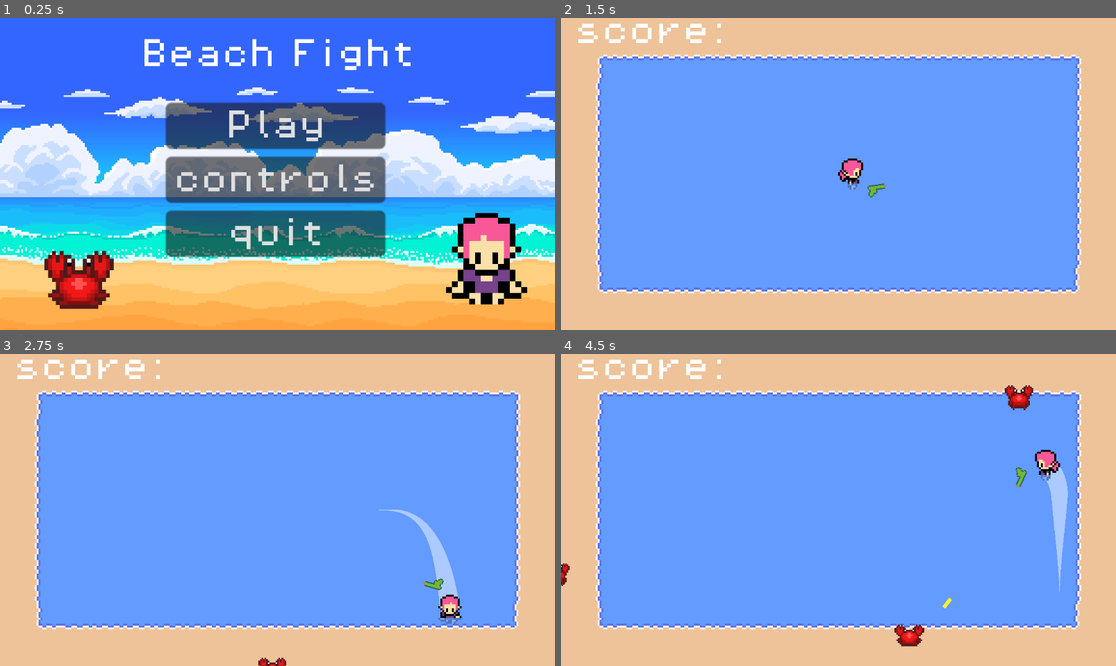
Above: before the commit, frames 1-4 (two rows, left to right).
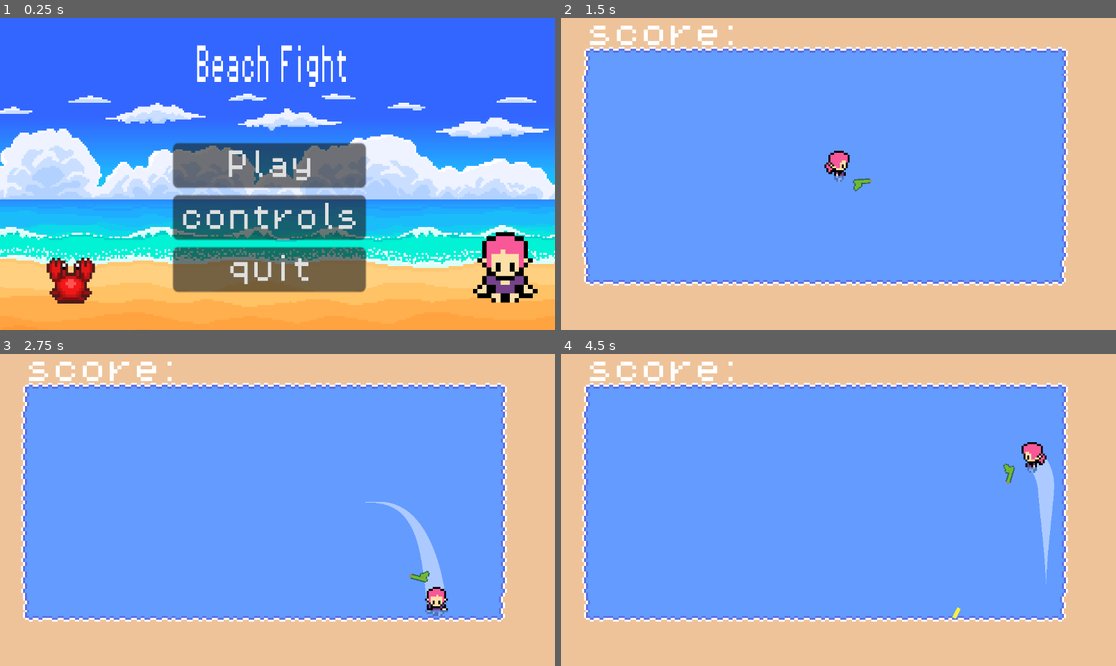
Above: after the commit, the same moments.

Repository: RyuChuChoo/bullet-hell
Game: Godot game, scene res://scenes/main.tscn
Two runs of this game, one before a commit and one after it. Both use one fixed random seed, a clock stepped at 60 frames per second and the inputs below. Before the commit the project starts from res://scenes/main_menu.tscn.
Inputs (mouse positions are in pixels of both pictures, inside the frame that each line leads up to):
- Up to frame 1 (0.25 s): no input
- Up to frame 2 (1.5 s): click "Play" at 0.5 s; tap Enter at 1.25 s; move the mouse to (960, 158) at 1.27 s; hold D (right) from 1.28 s (still down); hold Space (space) from 1.28 s (still down)
- Up to frame 3 (2.75 s): move the mouse to (166, 525) at 2.02 s; release D (right) at 2.03 s; release Space (space) at 2.03 s; hold S (down) from 2.03 s (still down); click (166, 525) at 2.1 s; tap Space (space) at 2.3 s
- Up to frame 4 (4.5 s): move the mouse to (894, 441) at 2.77 s; release S (down) at 2.78 s; hold D (right) 2.78-3.53 s; hold Space (space) 2.78-3.53 s; move the mouse to (810, 572) at 3.52 s; hold W (up) 3.53-4.28 s; tap Space (space) at 3.6 s; move the mouse to (1005, 556) at 4.27 s; hold A (left) from 4.28 s (still down); hold Space (space) from 4.28 s (still down); click (1005, 556) at 4.35 s

The runs differ from the first frame. In frame 1, 33% of the frame differs, in the area x 0-100%, y 6-94%; in frame 2, 13%; in frame 3, 14%; in frame 4, 14%.

Commit message:
level script

Diff:
--- a/project.godot
+++ b/project.godot
@@ -11,9 +11,13 @@
 [application]
 
 config/name="Ryu and Ze game"
-run/main_scene="res://scenes/main_menu.tscn"
+run/main_scene="res://scenes/main.tscn"
 config/features=PackedStringArray("4.2", "Forward Plus")
 config/icon="res://icon.svg"
+
+[autoload]
+
+LevelManager="*res://scripts/managers/LevelManager.gd"
 
 [input]
 
--- a/scenes/level_1.tscn
+++ b/scenes/level_1.tscn
@@ -1,7 +1,7 @@
 [gd_scene load_steps=16 format=3 uid="uid://bdnrjq7vvkrfq"]
 
+[ext_resource type="Script" path="res://scripts/classes/level.gd" id="1_2xu7n"]
 [ext_resource type="PackedScene" uid="uid://bc2nnmt37md1h" path="res://scenes/player.tscn" id="1_17jmh"]
-[ext_resource type="Script" path="res://scenes/monster_spawner.gd" id="1_suwas"]
 [ext_resource type="Script" path="res://scripts/game_manager.gd" id="2_hexb1"]
 [ext_resource type="Texture2D" uid="uid://b8dwx48wv64qu" path="res://assets/Sprites/Tiles/Beach tile set.png" id="3_mjqnu"]
 [ext_resource type="PackedScene" uid="uid://b6sg5sijx5eqk" path="res://scenes/border_topbottom.tscn" id="4_e2cua"]
@@ -91,7 +91,8 @@
 
 [node name="Level 1" type="Node2D"]
 process_mode = 1
-script = ExtResource("1_suwas")
+script = ExtResource("1_2xu7n")
+level_id = 1
 
 [node name="game_manager" type="Node" parent="."]
 unique_name_in_owner = true
@@ -99,10 +100,12 @@
 script = ExtResource("2_hexb1")
 
 [node name="Camera2D" type="Camera2D" parent="."]
+position = Vector2(167, 100)
 scale = Vector2(32, 32)
 zoom = Vector2(4, 4)
 
 [node name="TileMap" type="TileMap" parent="."]
+position = Vector2(160, 96)
 tile_set = SubResource("TileSet_1vw1w")
 format = 2
 layer_0/tile_data = PackedInt32Array(-262154, 65536, 2, -196618, 65536, 2, -131082, 65536, 2, -65546, 65536, 2, -10, 65 …(4292 unchanged characters)…
@@ -110,12 +113,16 @@
 [node name="border" type="Node" parent="."]
 
 [node name="border_topbottom" parent="border" instance=ExtResource("4_e2cua")]
+position = Vector2(160, 96)
 
 [node name="border_leftright" parent="border" instance=ExtResource("5_yxcsf")]
+position = Vector2(160, 96)
 
 [node name="stop_jump" parent="." instance=ExtResource("6_lohl5")]
+position = Vector2(160, 96)
 
 [node name="player" parent="." instance=ExtResource("1_17jmh")]
+position = Vector2(160, 96)
 
 [node name="water trail" parent="player" instance=ExtResource("9_q85b4")]
 show_behind_parent = true
@@ -125,6 +132,7 @@
 [node name="Watergun" parent="player" instance=ExtResource("4_xnr3u")]
 
 [node name="Path2D" type="Path2D" parent="."]
+position = Vector2(160, 96)
 curve = SubResource("Curve2D_dwwet")
 
 [node name="PathFollow2D" type="PathFollow2D" parent="Path2D"]
@@ -135,10 +143,10 @@
 [node name="labels" type="Node" parent="."]
 
 [node name="score_label" type="Label" parent="labels"]
-offset_left = -137.0
-offset_top = -82.0
-offset_right = -57.0
-offset_bottom = -59.0
+offset_left = 36.0
+offset_top = 19.0
+offset_right = 116.0
+offset_bottom = 42.0
 theme_override_fonts/font = ExtResource("7_pfoaq")
 text = "score:"
 
@@ -152,10 +160,9 @@
 
 [node name="game_over_title" type="ColorRect" parent="labels"]
 visible = false
-offset_left = -168.0
-offset_top = -100.0
-offset_right = 165.0
-offset_bottom = 101.0
+offset_left = 1.0
+offset_right = 334.0
+offset_bottom = 201.0
 color = Color(0.277528, 0.277528, 0.277528, 0.278431)
 
 [node name="game_over_screen" type="Label" parent="labels/game_over_title"]
--- /dev/null
+++ b/scenes/level_data.tres
@@ -0,0 +1,11 @@
+[gd_resource type="Resource" script_class="LevelData" load_steps=2 format=3 uid="uid://cex46ecvh8pni"]
+
+[ext_resource type="Script" path="res://scripts/classes/level_data.gd" id="1_y2355"]
+
+[resource]
+script = ExtResource("1_y2355")
+level_id = 1
+level_name = "level_1"
+level_completed = false
+level_unlocked = false
+level_path = "levels/level_1"
--- /dev/null
+++ b/scenes/main.gd
@@ -0,0 +1,10 @@
+extends Node
+
+@export var available_levels : Array[LevelData]
+
+@onready var _2d_scene = $"2DScene"
+
+
+func _ready() -> void:
+	LevelManager.main_scene = _2d_scene
+	LevelManager.levels = available_levels
--- /dev/null
+++ b/scenes/main.tscn
@@ -0,0 +1,28 @@
+[gd_scene load_steps=5 format=3 uid="uid://12q3clqvd7jn"]
+
+[ext_resource type="PackedScene" uid="uid://0tidmdx1wwyi" path="res://scenes/main_menu.tscn" id="1_lbic4"]
+[ext_resource type="Script" path="res://scenes/main.gd" id="1_vjdva"]
+[ext_resource type="Script" path="res://scripts/classes/level_data.gd" id="2_hooqb"]
+
+[sub_resource type="Resource" id="Resource_53f6t"]
+script = ExtResource("2_hooqb")
+level_id = 1
+level_name = "level_1"
+level_completed = false
+level_unlocked = false
+level_path = "level_1"
+
+[node name="Main" type="Node"]
+script = ExtResource("1_vjdva")
+available_levels = Array[ExtResource("2_hooqb")]([SubResource("Resource_53f6t")])
+
+[node name="UIMain" type="CanvasLayer" parent="."]
+
+[node name="main_menu" parent="UIMain" instance=ExtResource("1_lbic4")]
+
+[node name="2DScene" type="Node2D" parent="."]
+
+[node name="Camera2D2" type="Camera2D" parent="."]
+position = Vector2(167, 100)
+scale = Vector2(32, 32)
+zoom = Vector2(4, 4)
--- a/scenes/main_menu.gd
+++ b/scenes/main_menu.gd
@@ -1,8 +1,9 @@
+class_name MainMenu
 extends Control
 
-
 func _on_play_pressed():
-	get_tree().change_scene_to_file("res://scenes/level_1.tscn")
+	LevelManager.load_level(1)
+	deactive()
 
 
 func _on_controls_pressed():
@@ -11,3 +12,15 @@
 
 func _on_quit_pressed():
 	get_tree().quit()
+
+func deactive() -> void:
+	hide()
+	set_physics_process(false)
+	set_process_unhandled_input(false)
+	set_process_input(false)
+
+func activate() -> void:
+	show()
+	set_physics_process(true)
+	set_process_unhandled_input(true)
+	set_process_input(true)
--- a/scenes/main_menu.tscn
+++ b/scenes/main_menu.tscn
@@ -58,44 +58,40 @@
 anchors_preset = 15
 anchor_right = 1.0
 anchor_bottom = 1.0
-offset_left = -573.0
-offset_top = -373.0
-offset_right = -573.0
-offset_bottom = -373.0
+offset_right = -707.0
+offset_bottom = -386.0
 grow_horizontal = 2
 grow_vertical = 2
 script = ExtResource("1_a8ne7")
 
-[node name="Camera2D" type="Camera2D" parent="."]
-position = Vector2(573, 373)
-zoom = Vector2(4, 4)
-
 [node name="Background" type="Sprite2D" parent="."]
-position = Vector2(583, 375)
+position = Vector2(590, 338)
+scale = Vector2(3.70654, 3.8512)
 texture = ExtResource("2_e6e2t")
 
-[node name="characters" type="Node" parent="."]
-
-[node name="Sprite2D" type="Sprite2D" parent="characters"]
-position = Vector2(109, 44)
-scale = Vector2(3, 3)
+[node name="Sprite2D" type="Sprite2D" parent="."]
+position = Vector2(1050, 518)
+scale = Vector2(9.56217, 9.16114)
 texture = ExtResource("3_2q7vm")
 region_enabled = true
 region_rect = Rect2(0, 32.1058, 16.2943, 15.8942)
 
-[node name="crab" type="AnimatedSprite2D" parent="characters"]
-position = Vector2(-103, 54)
-scale = Vector2(2, 2)
+[node name="crab" type="AnimatedSprite2D" parent="."]
+position = Vector2(147, 542)
+scale = Vector2(5.5079, 6.34816)
 sprite_frames = SubResource("SpriteFrames_gnrrt")
 autoplay = "default"
-frame_progress = 0.989502
+frame_progress = 0.923038
+
+[node name="characters" type="Node" parent="."]
 
 [node name="Label" type="Label" parent="."]
 layout_mode = 0
-offset_left = 502.0
-offset_top = 303.0
-offset_right = 656.0
-offset_bottom = 326.0
+offset_left = 405.0
+offset_top = 57.0
+offset_right = 559.0
+offset_bottom = 80.0
+scale = Vector2(2.23413, 5.39881)
 theme_override_colors/font_color = Color(1, 1, 1, 1)
 theme_override_fonts/font = ExtResource("1_56r4q")
 theme_override_font_sizes/font_size = 16
@@ -103,10 +99,11 @@
 
 [node name="MarginContainer" type="MarginContainer" parent="."]
 layout_mode = 0
-offset_left = 515.0
-offset_top = 336.0
-offset_right = 629.0
-offset_bottom = 416.0
+offset_left = 359.0
+offset_top = 260.0
+offset_right = 473.0
+offset_bottom = 340.0
+scale = Vector2(3.51304, 3.86134)
 
 [node name="VBoxContainer" type="VBoxContainer" parent="MarginContainer"]
 layout_mode = 2
--- /dev/null
+++ b/scripts/classes/level.gd
@@ -0,0 +1,14 @@
+class_name Level
+extends Node
+
+#a class name is a keyword that allows you to give a script a globally accesible name
+#this makes it possible to create instances of the script from any other script without needing to specify the path
+#to the script file
+
+@export var level_id : int
+
+var level_data : LevelData
+
+#we were able to use LevelManager because we made the levelmanager script global, so we can grab anything from it
+func _ready() -> void:
+	level_data = LevelManager.get_level_data_by_id(level_id)
--- /dev/null
+++ b/scripts/classes/level_data.gd
@@ -0,0 +1,9 @@
+class_name LevelData
+extends Resource
+
+#when variables use : its just defining the type of variable like a number(int), string, or boolean(like true or false)
+@export var level_id : int
+@export var level_name : String
+@export var level_completed : bool
+@export var level_unlocked : bool
+@export var level_path : String
--- /dev/null
+++ b/scripts/managers/LevelManager.gd
@@ -0,0 +1,47 @@
+extends Node
+
+#arrays is like a bunch of data together, mutiple thingy mabobs
+#when variables use : its just defining the type of variable like a number(int), string, or boolean(like true or false)
+var levels : Array[LevelData]
+
+var main_scene : Node2D = null
+var loaded_level : Level = null
+
+#Void basiclly means doing the function but not returning anything to you personally
+#idk its complicated it make my brain go ouchie
+func unload_level() -> void:
+	if is_instance_valid(loaded_level):
+		loaded_level.queue_free()
+
+	loaded_level = null
+
+#when a string has something like %s, it means to put in a varible in that space, below its taking the level_id into the string
+func load_level(level_id : int) -> void:
+	print("loading level: %s" % level_id)
+	unload_level()
+
+	var level_data = get_level_data_by_id(level_id)
+
+	if not level_data:
+		return
+
+	var level_path = "res://scenes/%s.tscn" %level_data.level_path
+	var level_res := load(level_path)
+
+	if level_res:
+		loaded_level = level_res.instantiate()
+
+		main_scene.add_child(loaded_level)
+	else:
+		print("Level does not exist")
+
+#I think -> means return, so if its void, we want it to return nothing, while LevelData we want it to return that
+#which levels = leveldata at the top
+func get_level_data_by_id(id : int) -> LevelData:
+	var level_to_return : LevelData = null
+
+	for lvl : LevelData in levels:
+		if lvl.level_id == id:
+			level_to_return = lvl
+
+	return level_to_return
